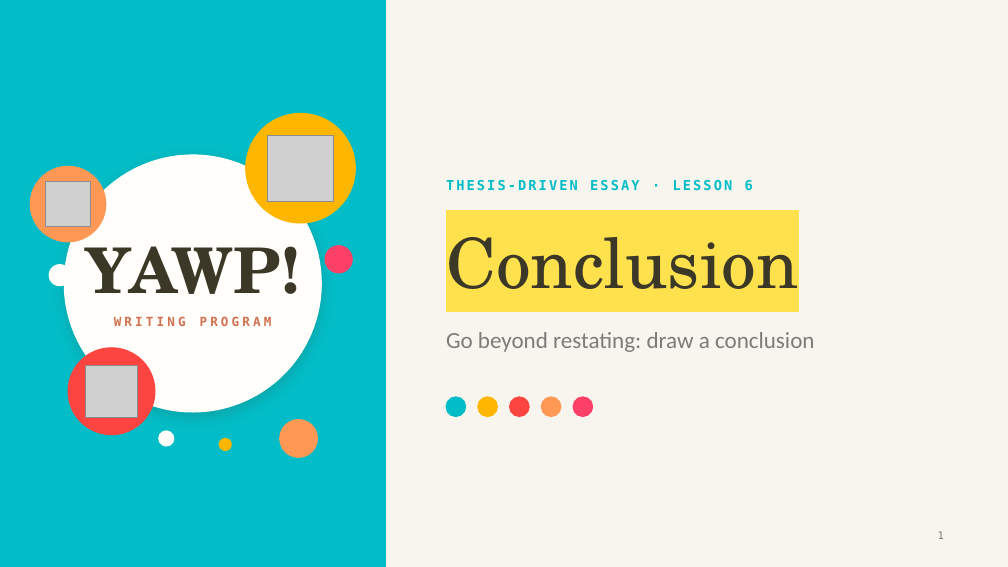
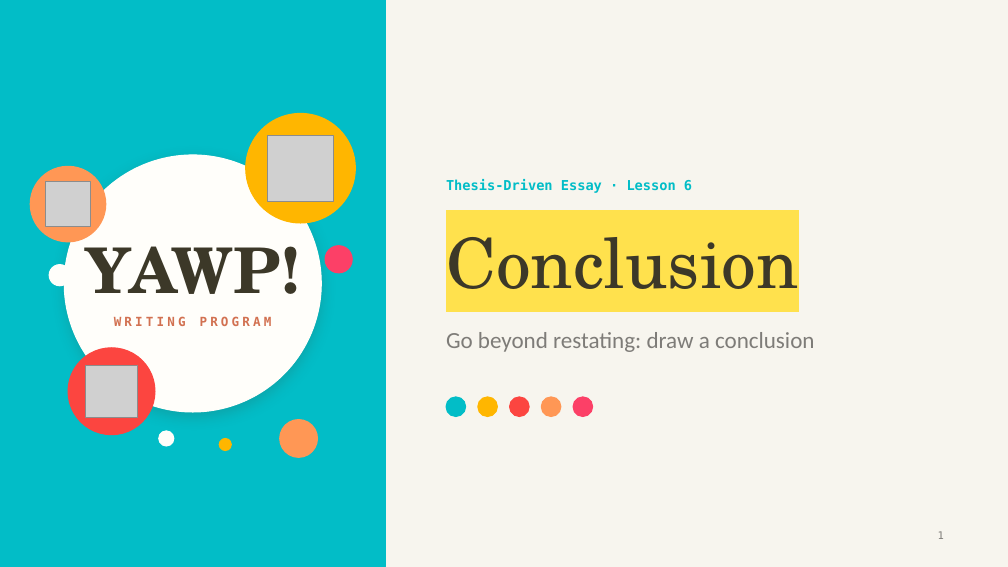
Before and after one commit to The-Connell-School/yawp, a slide deck: slide 1 of services/web-app/resources/thesis-essay-decks/lesson-6-conclusion.pptx. Drawn at 1008x567 pixels with LibreOffice and Linux fonts; fonts in the diff are those of the drawing; grey boxes stand for pictures. Boxes give left, top, right and bottom in pixels: in the first picture for what was removed or moved away, otherwise in the second. Text is boxed around its words. In the diff, an @@ line names an element or a change of style, - is before the commit and + after.

```diff
--- a/services/web-app/resources/thesis-essay-decks/lesson-6-conclusion.pptx
+++ b/services/web-app/resources/thesis-essay-decks/lesson-6-conclusion.pptx
@@ text at (x1=446, y1=179, x2=692, y2=193): text changed @@
-THESIS-DRIVEN ESSAY · LESSON 6
+Thesis-Driven Essay · Lesson 6
```
Also in this commit, not shown: 25 other slides changed, 25 other files.
